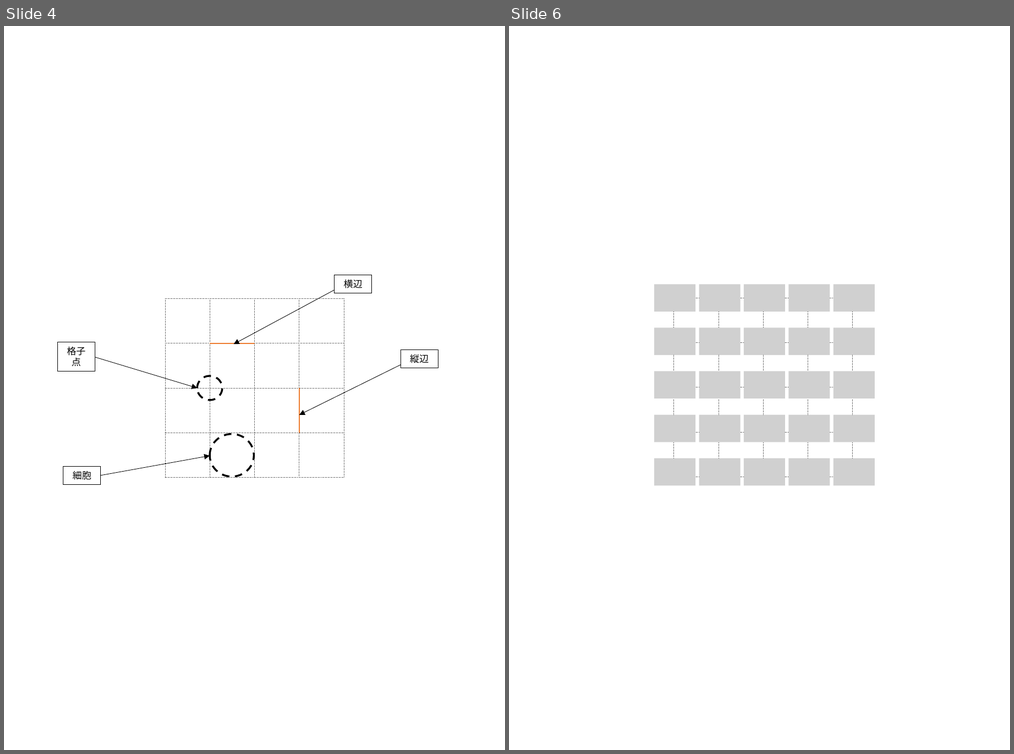
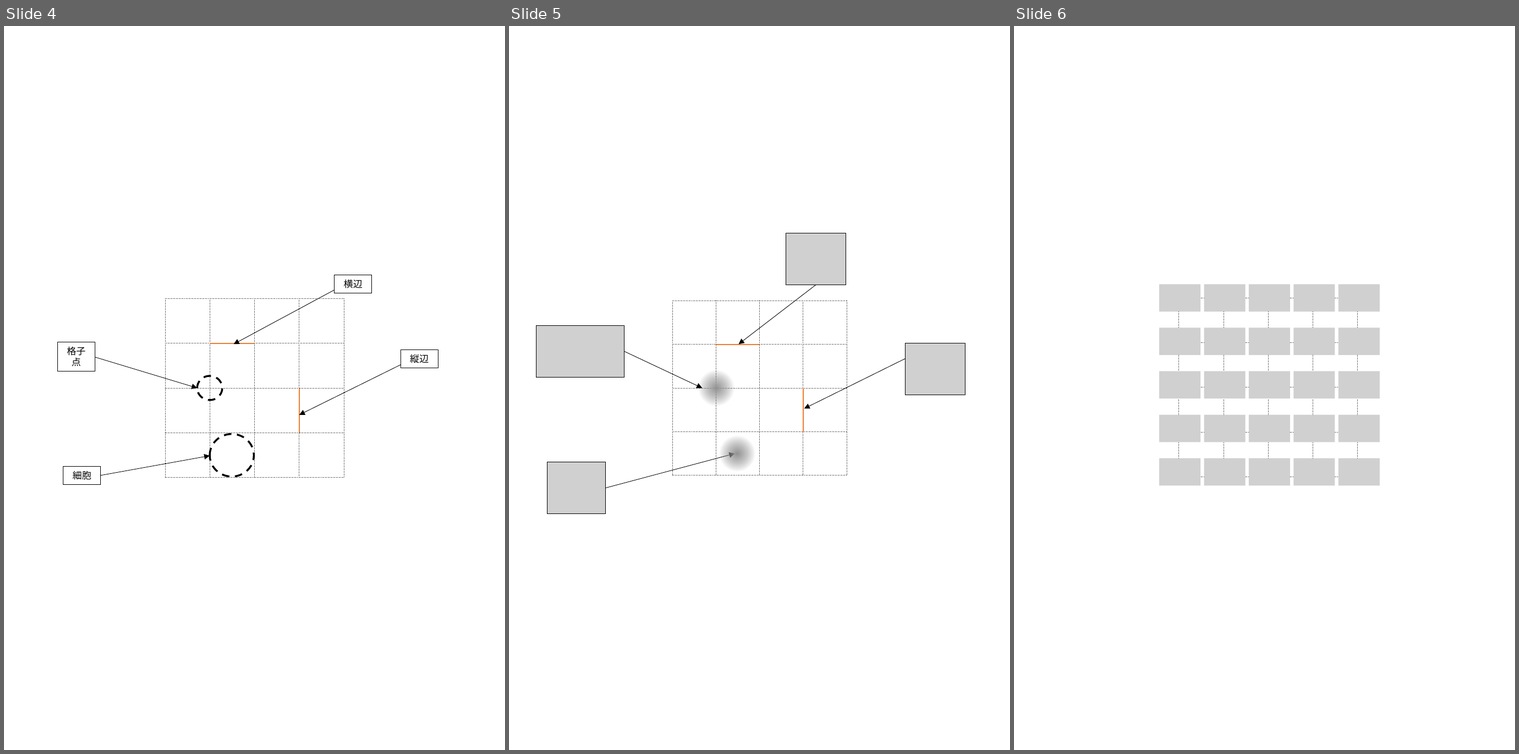
Before and after one commit to itkmaingit/Graduation_Thesis, a slide deck: making/forSVG.pptx. Shown side by side, each under a label of ours: slides 4 and 6 before the commit, slides 4, 5 and 6 after it; the slides between them are not shown. The pictures are 1014x754 and 1519x754 pixels, drawn with LibreOffice and Linux fonts; fonts in the diff are those of the drawing; grey boxes stand for pictures. Boxes give left, top, right and bottom in pixels: in the first picture for what was removed or moved away, otherwise in the second. Text is boxed around its words. In the diff, an @@ line names an element or a change of style, - is before the commit and + after.

```diff
--- a/making/forSVG.pptx
+++ b/making/forSVG.pptx
@@ slide 5 added at (509,26,1010,750), background #FFFFFF @@
@@ picture added at (786,233,846,284) @@
@@ arrow added from (816, 284) to (739, 344), #000000 0.5 pt @@
@@ table added at (672,300,846,475), 4 rows, 4 columns @@
+ |  |  | 
+ |  |  | 
+ |  |  | 
+ |  |  | 
@@ picture added at (536,325,624,377) @@
@@ arrow added from (625, 352) to (702, 388), #000000 0.5 pt @@
@@ picture added at (906,343,966,395) @@
@@ ellipse added at (698,369,735,406), fill gradient #939393 to #7C7C7C to #E7E6E6 @@
@@ arrow added from (906, 358) to (804, 408), #000000 0.5 pt @@
@@ ellipse added at (719,435,755,472), fill gradient #939393 to #7C7C7C to #E7E6E6 @@
@@ arrow added from (606, 487) to (735, 453), #000000 0.5 pt @@
@@ picture added at (547,462,606,513) @@
```
Also in this commit, not shown: 1 slide changed, 1 other slide added, 1 slide removed, 1 other file.
